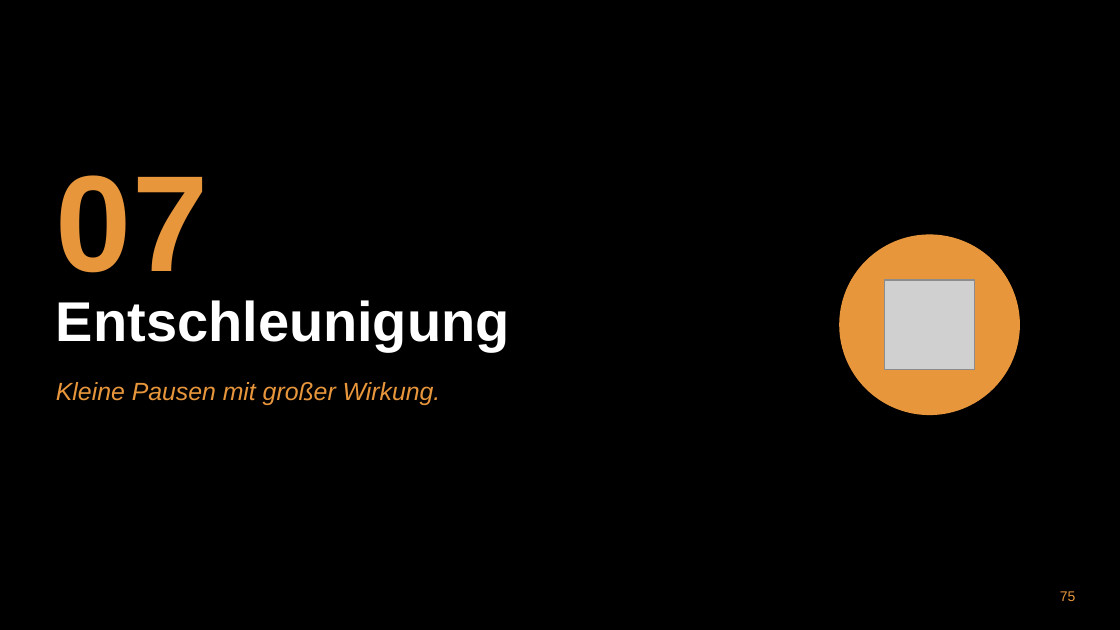
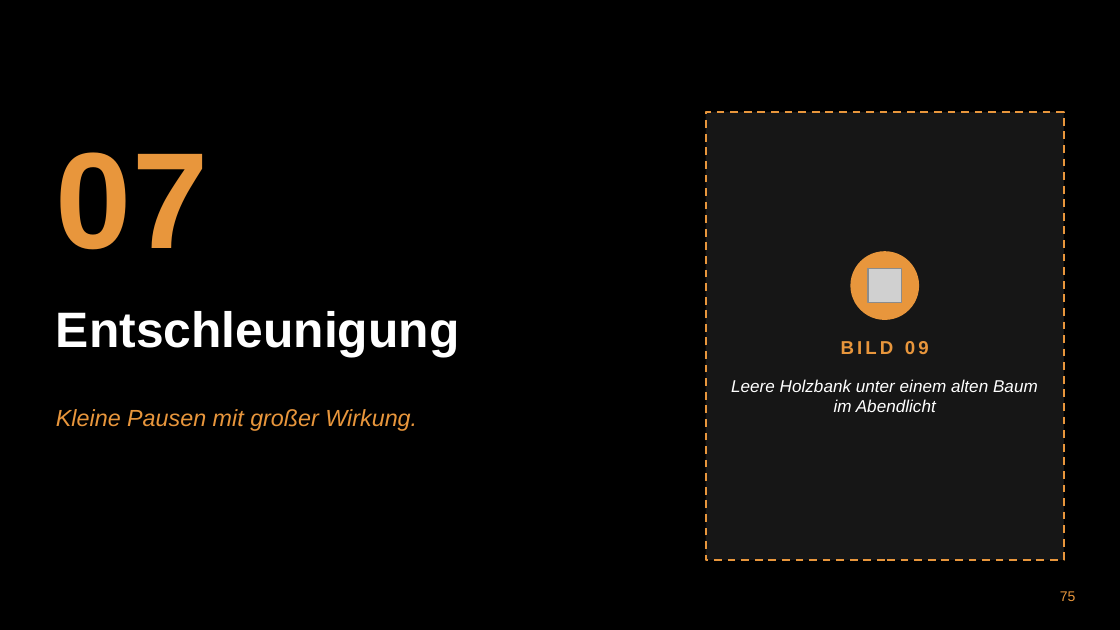
Before and after one commit to munderlohsven-dev/BVKT, a slide deck: slide 75 of praesentationen/zweitagesseminar_mentale_staerke_achtsamkeit/Zweitagesseminar_Mentale_Staerke_Achtsamkeit.pptx. Drawn at 1120x630 pixels with LibreOffice and Linux fonts; fonts in the diff are those of the drawing; grey boxes stand for pictures; background and template pictures are left out. Boxes give left, top, right and bottom in pixels: in the first picture for what was removed or moved away, otherwise in the second. Text is boxed around its words. In the diff, an @@ line names an element or a change of style, - is before the commit and + after.

```diff
--- a/praesentationen/zweitagesseminar_mentale_staerke_achtsamkeit/Zweitagesseminar_Mentale_Staerke_Achtsamkeit.pptx
+++ b/praesentationen/zweitagesseminar_mentale_staerke_achtsamkeit/Zweitagesseminar_Mentale_Staerke_Achtsamkeit.pptx
@@ text "07": place and size @@
-text "07" at bbox=[56, 175, 208, 273]
+text "07" at bbox=[56, 152, 208, 250]
@@ rectangle added at bbox=[706, 112, 1064, 560], fill #161616, outline #E8963C 1.25 pt dashed @@
@@ text "Entschleunigung": place and size @@
-text "Entschleunigung" at bbox=[56, 300, 510, 351]
+text "Entschleunigung" at bbox=[56, 311, 459, 357]
@@ text "Entschleunigung" at bbox=[56, 311, 459, 357]: size 36 to 32 pt; vertical alignment top to middle @@
@@ ellipse: place and size @@
-ellipse at bbox=[840, 235, 1019, 414]
+ellipse at bbox=[851, 252, 918, 319]
@@ picture added at bbox=[868, 269, 902, 302] @@
@@ picture removed at bbox=[885, 280, 974, 370] @@
@@ text added at bbox=[841, 341, 929, 354], 12 pt, text #E8963C, bold @@
+BILD 09
@@ text added at bbox=[731, 379, 1038, 412], 11 pt, text #FFFFFF, italic @@
+Leere Holzbank unter einem alten Baum im Abendlicht
@@ text "Kleine Pausen mit großer Wirkung.": place and size @@
-text "Kleine Pausen mit großer Wirkung." at bbox=[56, 382, 441, 405]
+text "Kleine Pausen mit großer Wirkung." at bbox=[56, 409, 417, 431]
@@ text "Kleine Pausen mit großer Wirkung." at bbox=[56, 409, 417, 431]: size 16 to 15 pt @@
```
Also in this commit, not shown: 28 other slides changed, 7 other files.
